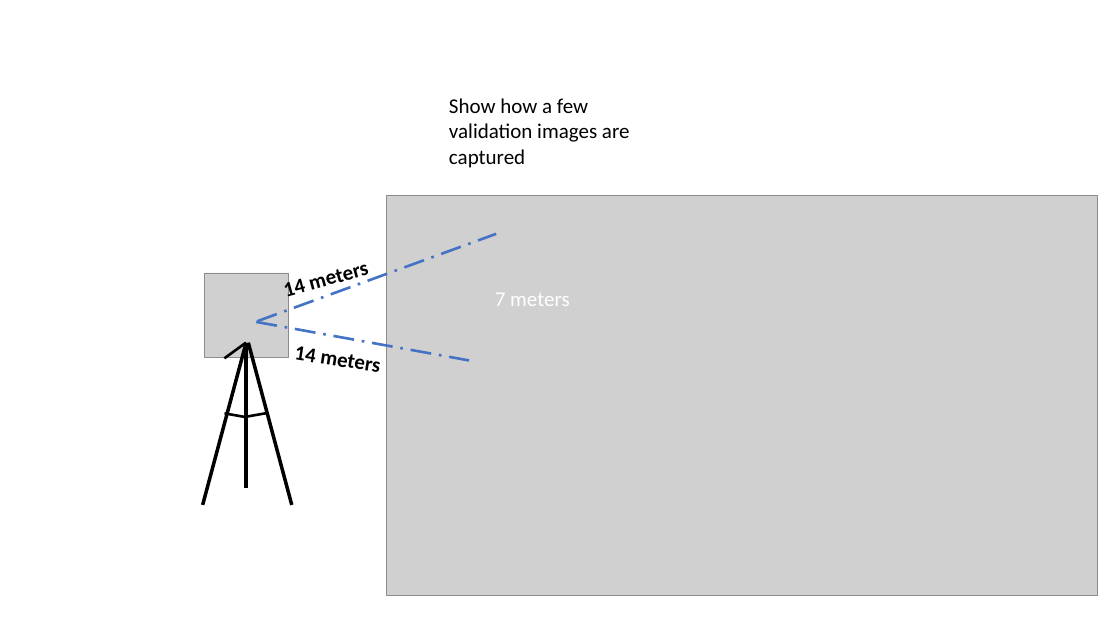
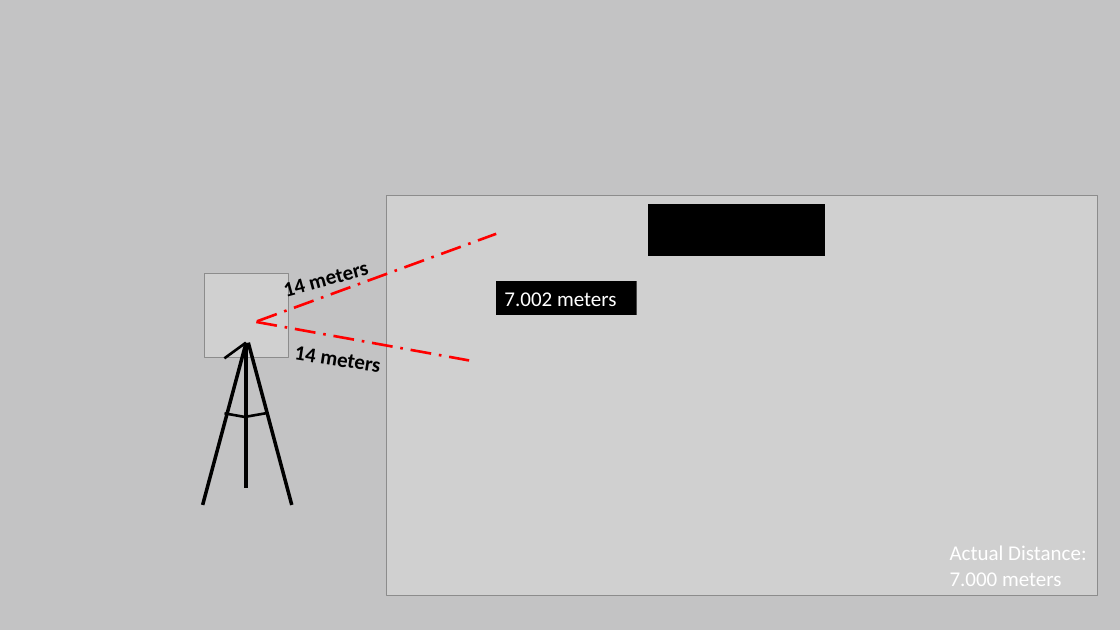
Before and after one commit to Kwintonium/efovee, a slide deck: slide 23 of images/Animation_Request.pptx. Drawn at 1120x630 pixels with LibreOffice and Linux fonts; fonts in the diff are those of the drawing; grey boxes stand for pictures. Boxes give left, top, right and bottom in pixels: in the first picture for what was removed or moved away, otherwise in the second. Text is boxed around its words. In the diff, an @@ line names an element or a change of style, - is before the commit and + after.

```diff
--- a/images/Animation_Request.pptx
+++ b/images/Animation_Request.pptx
@@ background #FFFFFF to #C3C3C4 @@
@@ text removed at bbox=[449, 98, 630, 168] @@
-Show how a few validation images are captured
@@ rectangle added at bbox=[649, 204, 824, 255], fill #000000, outline #000000 1 pt @@
@@ line (257, 321) - (497, 234): stroke #4472C4 2.25 pt dashed to #FF0000 2.25 pt dashed @@
@@ rectangle "7.002 meters": place and size @@
-rectangle "7.002 meters" at bbox=[495, 293, 506, 306]
+rectangle "7.002 meters" at bbox=[497, 281, 637, 315]
@@ rectangle "7.002 meters" at bbox=[497, 281, 637, 315]: fill none to #000000 @@
@@ text in rectangle at bbox=[504, 292, 617, 306]: text changed @@
-7 meters
+7.002 meters
@@ line (256, 322) - (469, 360): stroke #4472C4 2.25 pt dashed to #FF0000 2.25 pt dashed @@
@@ text added at bbox=[950, 546, 1086, 586], 18 pt, text #FFFFFF @@
+Actual Distance: 7.000 meters
```
Also in this commit, not shown: 24 other slides changed, 16 slides added, 28 other files.
